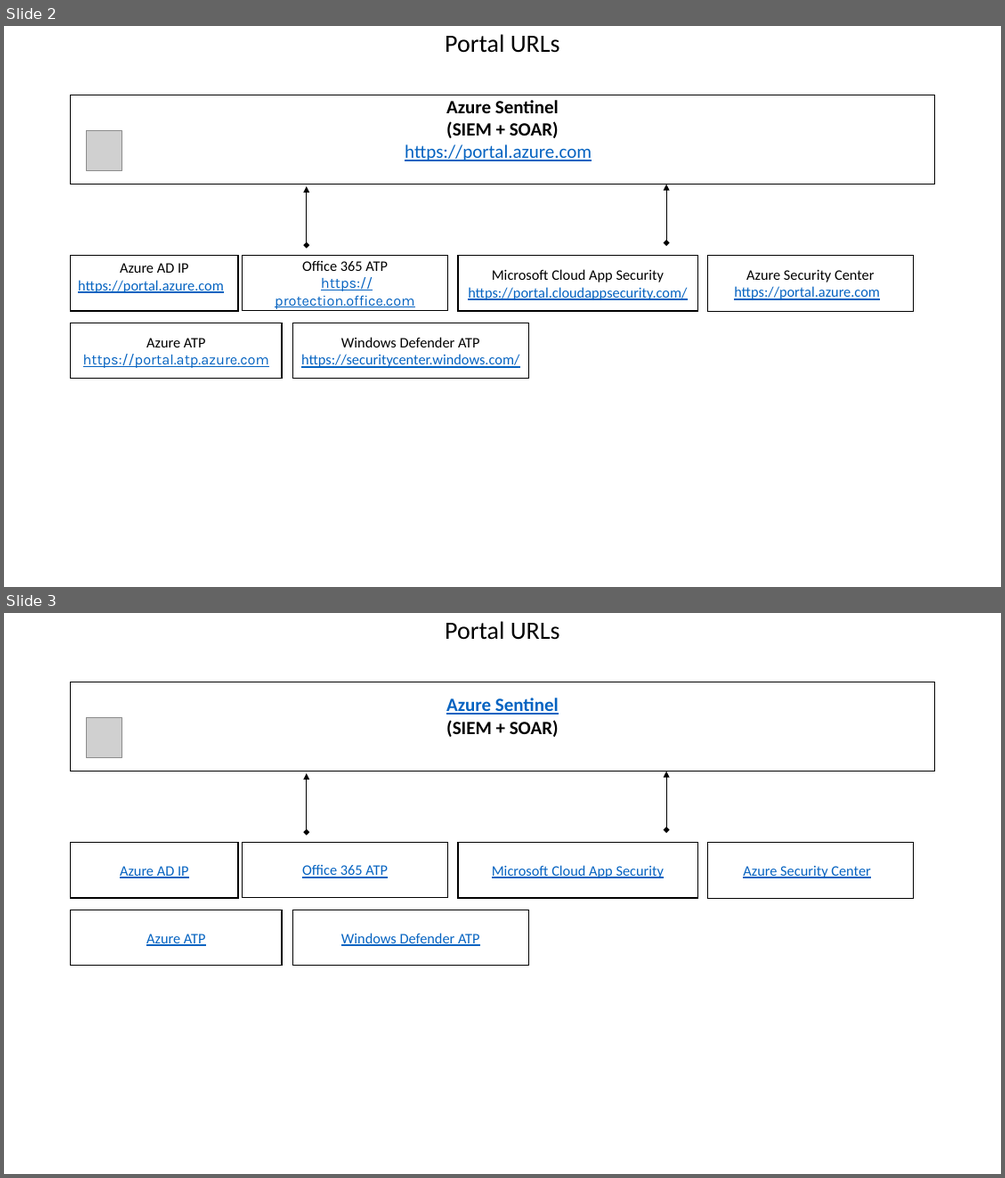
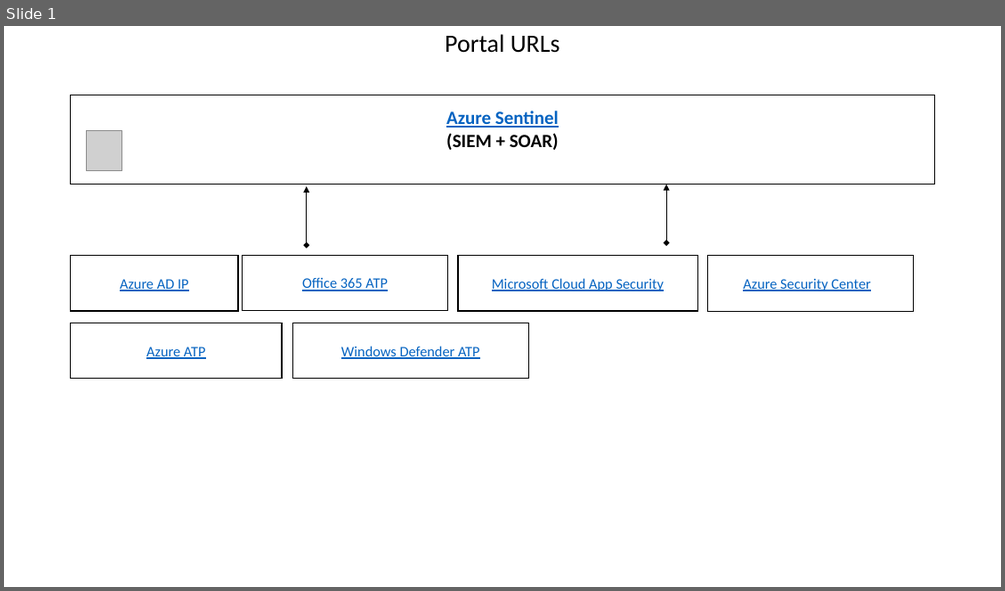
Before and after one commit to swiftsolves-msft/decks, a slide deck: MicrosoftSecurityPortalsandFree.pptx. Shown one above the other, each under a label of ours: slides 2 and 3 before the commit, slide 1 after it. The pictures are 1005x1178 and 1005x591 pixels, drawn with LibreOffice and Linux fonts; fonts in the diff are those of the drawing; grey boxes stand for pictures. Boxes give left, top, right and bottom in pixels: in the first picture for what was removed or moved away, otherwise in the second. Text is boxed around its words. In the diff, an @@ line names an element or a change of style, - is before the commit and + after.

```diff
--- a/MicrosoftSecurityPortalsandFree.pptx
+++ b/MicrosoftSecurityPortalsandFree.pptx
@@ slide 2 removed at bbox=[4, 26, 1001, 587], background #FFFFFF @@
@@ subtitle removed at bbox=[445, 34, 560, 53] @@
-Portal URLs
@@ rectangle removed at bbox=[71, 95, 934, 184] @@
-Azure Sentinel
-(SIEM + SOAR)
-https://portal.azure.com
@@ picture removed at bbox=[86, 130, 121, 170] @@
@@ double arrow removed from (666, 243) to (666, 184) @@
@@ double arrow removed from (306, 245) to (306, 187) @@
@@ rectangle removed at bbox=[71, 255, 238, 311] @@
-Azure AD IP
-https://portal.azure.com
@@ rectangle removed at bbox=[243, 255, 448, 311] @@
-Office 365 ATP
-https://protection.office.com
@@ rectangle removed at bbox=[458, 255, 697, 311] @@
-Microsoft Cloud App Security
-https://portal.cloudappsecurity.com/
@@ rectangle removed at bbox=[708, 255, 914, 311] @@
-Azure Security Center
-https://portal.azure.com
@@ rectangle removed at bbox=[71, 323, 283, 379] @@
-Azure ATP
-https://portal.atp.azure.com
@@ rectangle removed at bbox=[292, 323, 529, 379] @@
-Windows Defender ATP
-https://securitycenter.windows.com/
@@ what was slide 3 is now slide 1 @@
```
